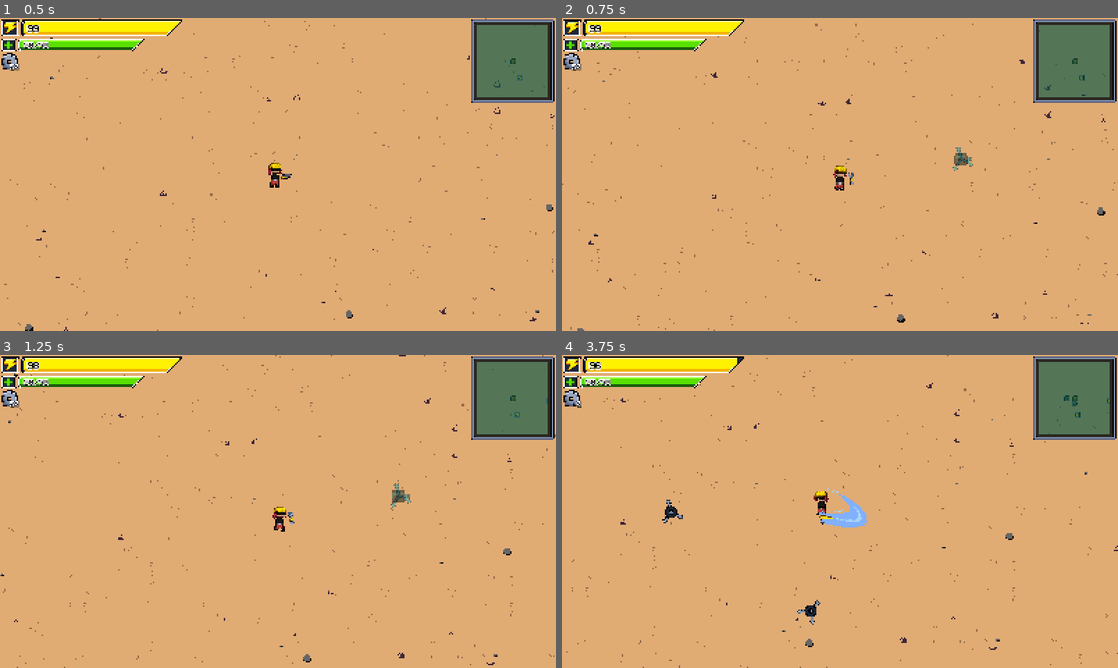
Above: before the commit, frames 1-4 (two rows, left to right).
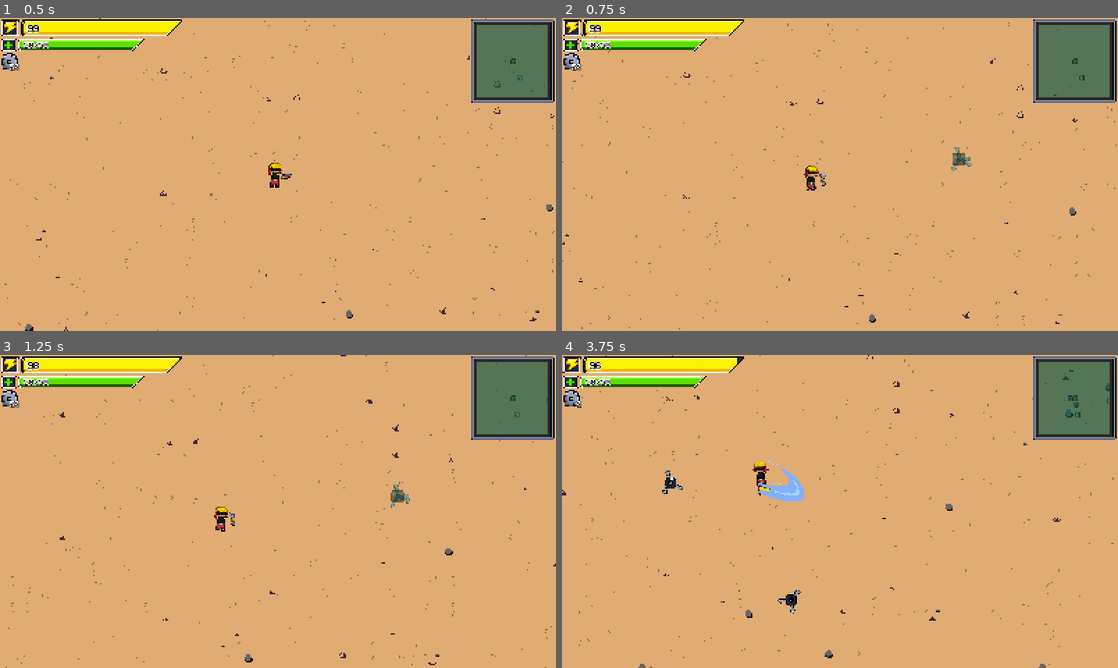
Above: after the commit, the same moments.

Repository: Crash-Out-Engine/NUS-Orbital-2025
Game: Godot game, scene res://scenes/game.tscn
Two runs of this game, one before a commit and one after it. Both use one fixed random seed, a clock stepped at 60 frames per second and the inputs below.
Inputs (mouse positions are in pixels of both pictures, inside the frame that each line leads up to):
- Up to frame 1 (0.5 s): no input
- Up to frame 2 (0.75 s): move the mouse to (962, 158) at 0.52 s; hold D (right) from 0.53 s (still down); hold Shift (add turret) from 0.53 s (still down)
- Up to frame 3 (1.25 s): keep holding D (right); keep holding Shift (add turret)
- Up to frame 4 (3.75 s): move the mouse to (728, 527) at 1.27 s; release D (right) at 1.28 s; release Shift (add turret) at 1.28 s; hold S (down) 1.28-2.03 s; right-click (728, 527) at 1.35 s; move the mouse to (895, 442) at 2.02 s; press the mouse at (895, 442) at 2.03 s; hold D (right) 2.03-2.78 s; move the mouse to (812, 574) at 2.77 s; release the mouse at (812, 574) at 2.78 s; hold W (up) 2.78-3.53 s; tap Shift (add turret) at 2.85 s; move the mouse to (1006, 558) at 3.52 s; hold A (left) from 3.53 s (still down); hold Right mouse button (melee) from 3.53 s (still down)

Frame 1 is identical in both runs. In frame 2, 1.4% of the frame differs, in the area x 0-100%, y 1-100%; in frame 3, 1.4%; in frame 4, 2.6%, in the area x 0-100%, y 0-100%.

Commit message:
fix: fix dynamic camera not consistent in different directions
- fix issue #30

Diff:
--- a/scripts/game_scene/camera_2d.gd
+++ b/scripts/game_scene/camera_2d.gd
@@ -6,7 +6,7 @@
 var mouse_offset: Vector2
 var desired_offset: Vector2
 var min_offset: int = -100
-var max_offset: int = 10
+var max_offset: int = 100
 
 @onready var player := get_parent() as Player
 
Not shown: 1 places in scenes/enemy.tscn that only renumber resources
Not shown: 1 places in scenes/player.tscn that only renumber resources
Not shown: 1 places in scenes/turret.tscn that only renumber resources
